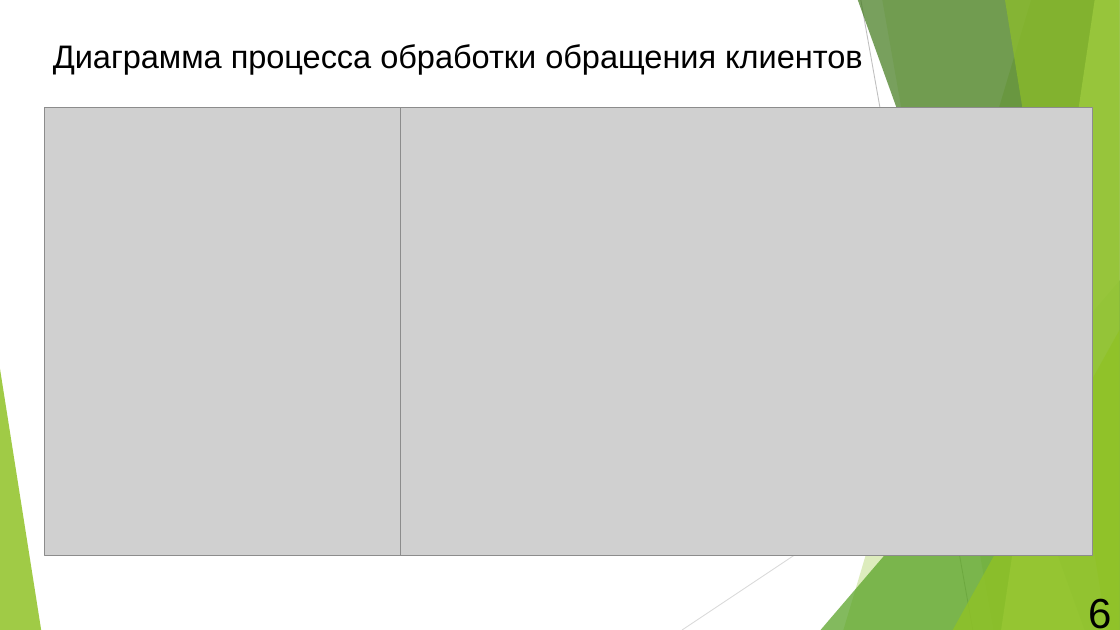
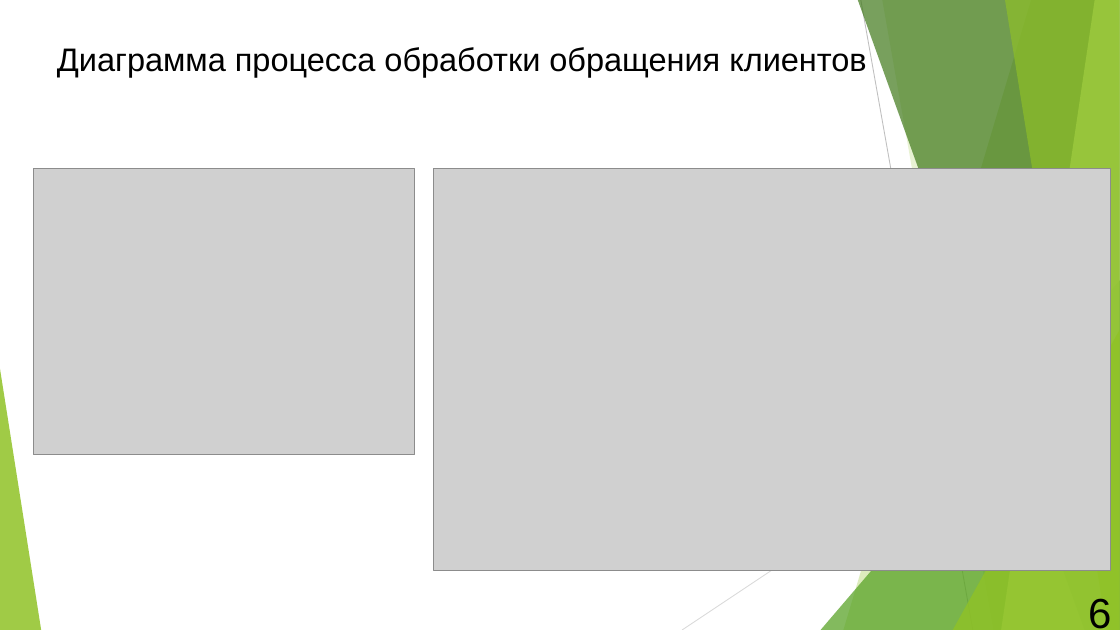
Before and after one commit to semenovMaksWeb/biti, a slide deck: slide 6 of ДИПЛОМ/ДИПЛОМ.2.0/Призентация.pptx. Drawn at 1120x630 pixels with LibreOffice and Linux fonts; fonts in the diff are those of the drawing; grey boxes stand for pictures. Boxes give left, top, right and bottom in pixels: in the first picture for what was removed or moved away, otherwise in the second. Text is boxed around its words. In the diff, an @@ line names an element or a change of style, - is before the commit and + after.

```diff
--- a/ДИПЛОМ/ДИПЛОМ.2.0/Призентация.pptx
+++ b/ДИПЛОМ/ДИПЛОМ.2.0/Призентация.pptx
@@ title "Диаграмма процесса обработки обращения клиентов": place and size @@
-title "Диаграмма процесса обработки обращения клиентов" at [53, 44, 862, 74]
+title "Диаграмма процесса обработки обращения клиентов" at [57, 47, 866, 77]
@@ picture: place and size @@
-picture at [45, 108, 401, 555]
+picture at [34, 169, 415, 455]
@@ picture: place and size @@
-picture at [383, 108, 1092, 555]
+picture at [434, 169, 1111, 571]
```
Also in this commit, not shown: 5 other slides changed, 3 other files.
